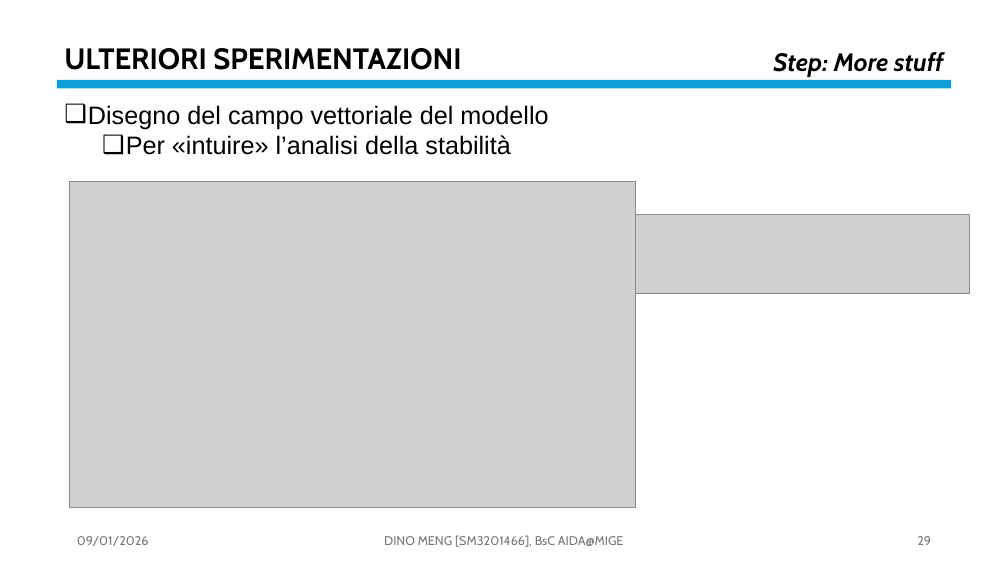
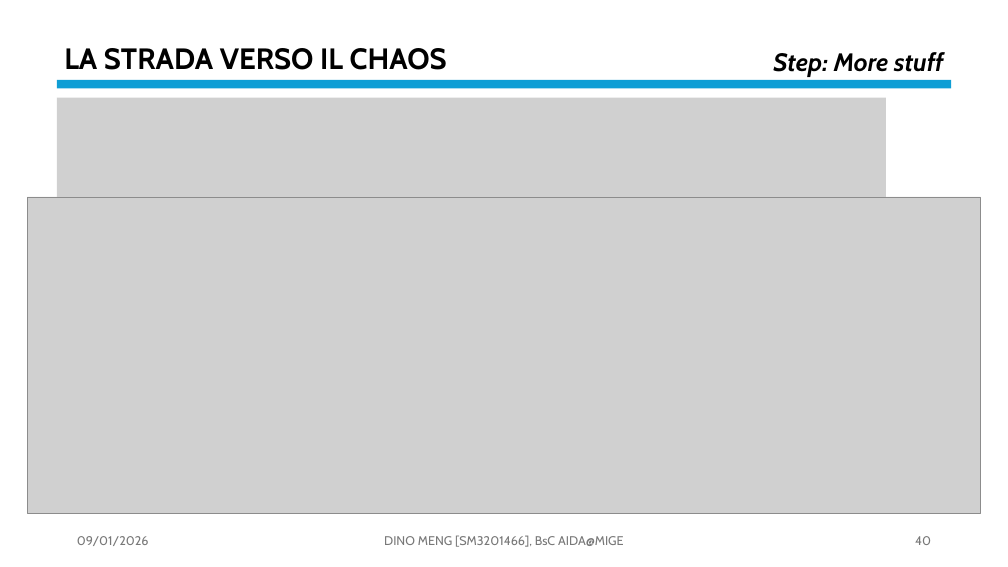
Before and after one commit to OdinMeng/AIDA-UNIVERSITY-NOTES-2025-2026, a slide deck: slide 40 of Complex Systems/project/PresentationPROJECTSM3201466.pptx (slide 29 before the commit). Drawn at 1008x567 pixels with LibreOffice and Linux fonts; fonts in the diff are those of the drawing; grey boxes stand for pictures. Boxes give left, top, right and bottom in pixels: in the first picture for what was removed or moved away, otherwise in the second. Text is boxed around its words. In the diff, an @@ line names an element or a change of style, - is before the commit and + after.

Commit message:
MORE  CHAOSSSSS

```diff
--- a/Complex Systems/project/PresentationPROJECTSM3201466.pptx
+++ b/Complex Systems/project/PresentationPROJECTSM3201466.pptx
@@ text at bbox=[64, 48, 447, 70]: text changed @@
-ULTERIORI SPERIMENTAZIONI
+LA STRADA VERSO IL CHAOS
@@ picture added at bbox=[57, 98, 886, 258] @@
@@ text removed at bbox=[88, 105, 548, 155] @@
-❑ Disegno del campo vettoriale del modello
-  ❑ Per «intuire» l’analisi della stabilità
@@ picture: place and size @@
-picture at bbox=[70, 181, 636, 507]
+picture at bbox=[27, 197, 981, 513]
@@ picture removed at bbox=[636, 214, 970, 294] @@
@@ page number at bbox=[915, 536, 931, 545]: text changed @@
-29
+40
```
Also in this commit, not shown: 5 other slides changed, 1 slide added, 4 other files.
